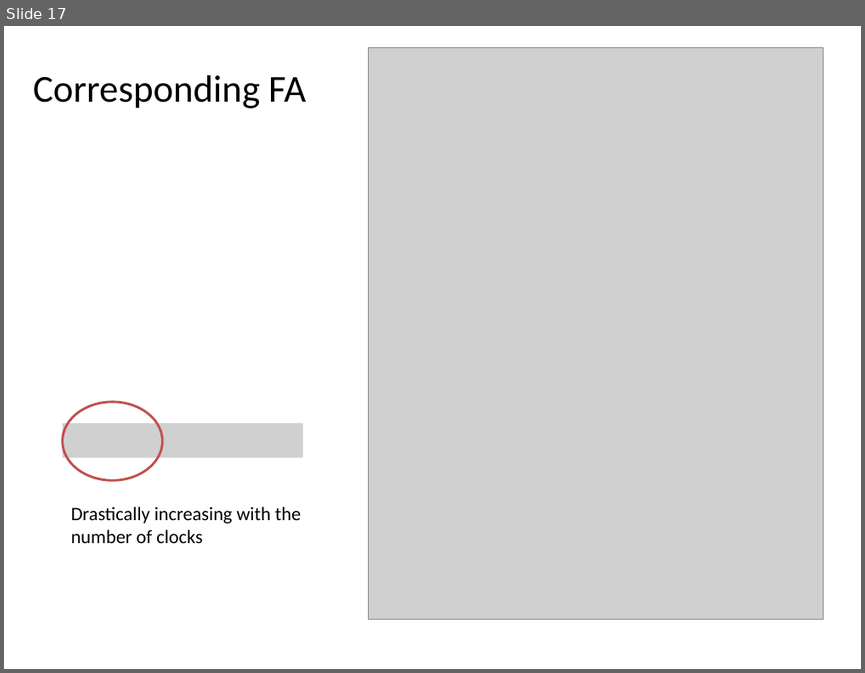
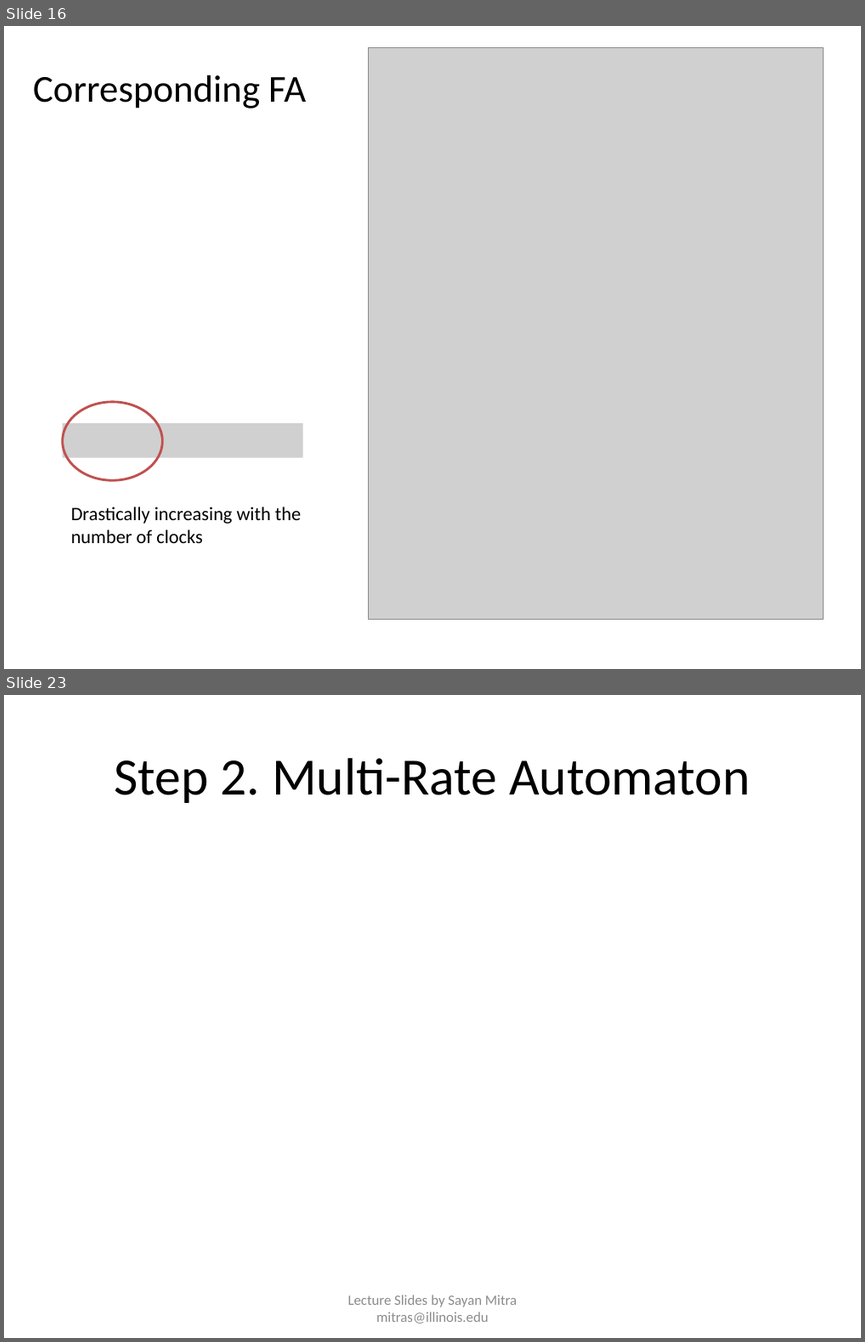
Before and after one commit to sayanmitracode/cpsbooksite, a slide deck: Slides/ReachabilityTimedAutomata.pptx. Shown one above the other, each under a label of ours: slide 17 before the commit, slides 16 and 23 after it; the slides between them are not shown. The pictures are 865x673 and 865x1342 pixels, drawn with LibreOffice and Linux fonts; fonts in the diff are those of the drawing; grey boxes stand for pictures. Boxes give left, top, right and bottom in pixels: in the first picture for what was removed or moved away, otherwise in the second. Text is boxed around its words. In the diff, an @@ line names an element or a change of style, - is before the commit and + after.

```diff
--- a/Slides/ReachabilityTimedAutomata.pptx
+++ b/Slides/ReachabilityTimedAutomata.pptx
@@ slide 23 added at [4, 695, 861, 1338], background #FFFFFF @@
@@ title added at [114, 758, 749, 803], 44 pt, text #000000 @@
+Step 2. Multi-Rate Automaton
@@ text added at [348, 1294, 517, 1323], 12 pt, text #8C8C8C @@
+Lecture Slides by Sayan Mitra mitras@illinois.edu
@@ what was slide 17 is now slide 16 @@
```
Also in this commit, not shown: 3 slides changed, 23 other slides added, 2 slides removed, 4 other files.
